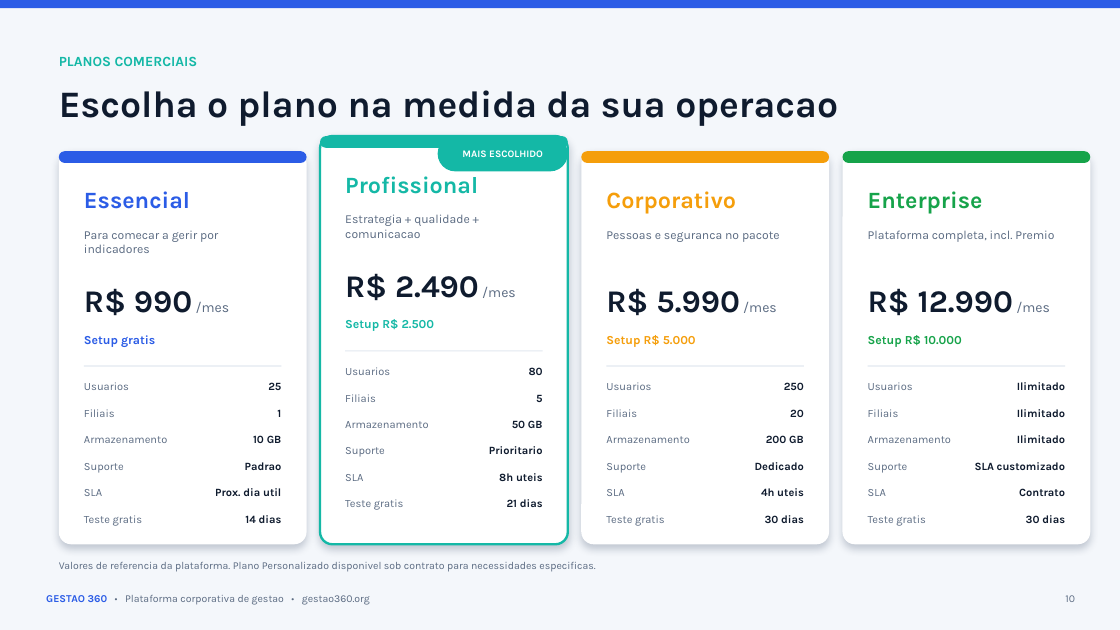
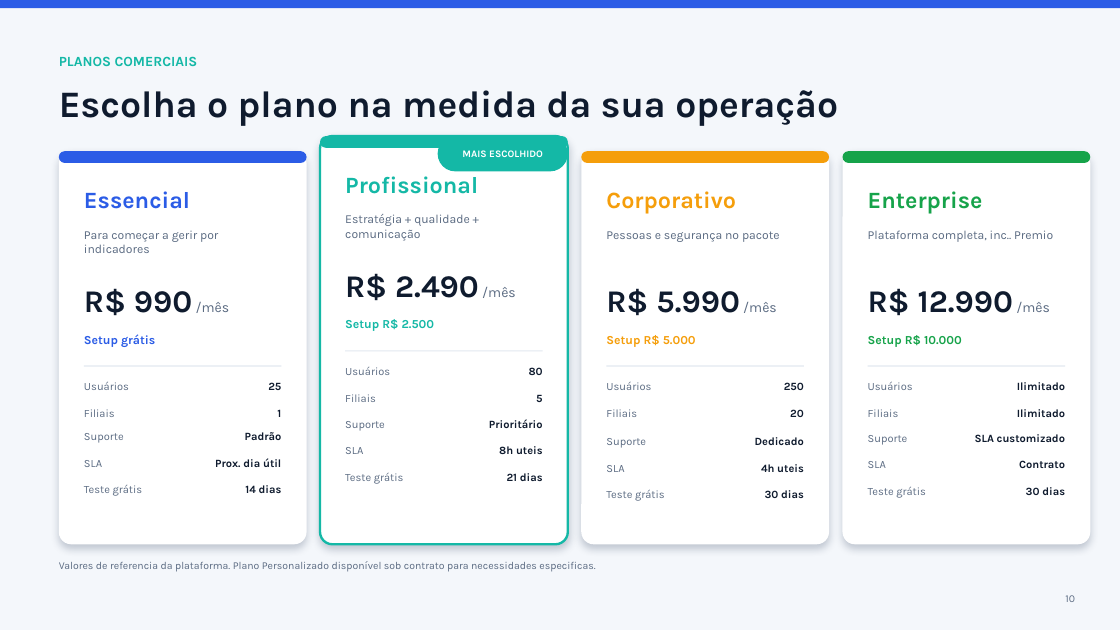
Before and after one commit to aldemirfidelis/gestao-360-indicadores, a slide deck: slide 10 of docs/Apresentacao-Gestao360-Comercial.pptx. Drawn at 1120x630 pixels with LibreOffice and Linux fonts; fonts in the diff are those of the drawing. Boxes give left, top, right and bottom in pixels: in the first picture for what was removed or moved away, otherwise in the second. Text is boxed around its words. In the diff, an @@ line names an element or a change of style, - is before the commit and + after.

```diff
--- a/docs/Apresentacao-Gestao360-Comercial.pptx
+++ b/docs/Apresentacao-Gestao360-Comercial.pptx
@@ text at <box>59,90,838,126</box>: text changed @@
-Escolha o plano na medida da sua operacao
+Escolha o plano na medida da sua operação
@@ text at <box>84,231,218,253</box>: text changed @@
-Para comecar a gerir por indicadores
+Para começar a gerir por indicadores
@@ text at <box>345,214,470,241</box>: text changed @@
-Estrategia + qualidade + comunicacao
+Estratégia + qualidade + comunicação
@@ text at <box>606,231,780,242</box>: text changed @@
-Pessoas e seguranca no pacote
+Pessoas e segurança no pacote
@@ text at <box>868,230,1053,242</box>: text changed @@
-Plataforma completa, incl. Premio
+Plataforma completa, inc.. Premio
@@ text at <box>84,288,230,316</box>: text changed @@
-R$ 990 /mes
+R$ 990 /mês
@@ text at <box>345,273,516,301</box>: text changed @@
-R$ 2.490 /mes
+R$ 2.490 /mês
@@ text at <box>606,288,777,316</box>: text changed @@
-R$ 5.990 /mes
+R$ 5.990 /mês
@@ text at <box>868,288,1050,316</box>: text changed @@
-R$ 12.990 /mes
+R$ 12.990 /mês
@@ text at <box>84,334,155,347</box>: text changed @@
-Setup gratis
+Setup grátis
@@ text at <box>84,382,129,390</box>: text changed @@
-Usuarios
+Usuários
@@ text at <box>345,367,390,375</box>: text changed @@
-Usuarios
+Usuários
@@ text at <box>489,419,543,428</box>: text changed @@
-Prioritario
+Prioritário
@@ text removed at <box>84,436,167,443</box> @@
-Armazenamento
@@ text at <box>245,432,282,440</box>: text changed @@
-Padrao
+Padrão
@@ text removed at <box>253,435,282,443</box> @@
-10 GB
@@ text removed at <box>345,421,428,428</box> @@
-Armazenamento
@@ text removed at <box>512,420,543,428</box> @@
-50 GB
@@ text removed at <box>606,436,689,443</box> @@
-Armazenamento
@@ text removed at <box>766,435,804,443</box> @@
-200 GB
@@ text removed at <box>868,436,951,443</box> @@
-Armazenamento
@@ text removed at <box>1017,435,1065,443</box> @@
-Ilimitado
@@ text at <box>215,458,281,467</box>: text changed @@
-Prox. dia util
+Prox. dia útil
@@ text at <box>345,473,404,484</box>: text changed @@
-Teste gratis
+Teste grátis
@@ text at <box>84,485,143,496</box>: text changed @@
-Teste gratis
+Teste grátis
@@ 5 texts: place and size @@
-5 texts at <box>84,463,1065,523</box>
+5 texts at <box>84,433,1065,493</box>
@@ text at <box>606,489,665,501</box>: text changed @@
-Teste gratis
+Teste grátis
@@ text at <box>868,487,926,498</box>: text changed @@
-Teste gratis
+Teste grátis
@@ 12 texts: place and size @@
-12 texts at <box>345,447,1065,523</box>
+12 texts at <box>345,421,1065,498</box>
@@ text removed at <box>46,595,370,605</box> @@
-GESTAO 360 • Plataforma corporativa de gestao • gestao360.org
```
Also in this commit, not shown: 12 other slides changed.
